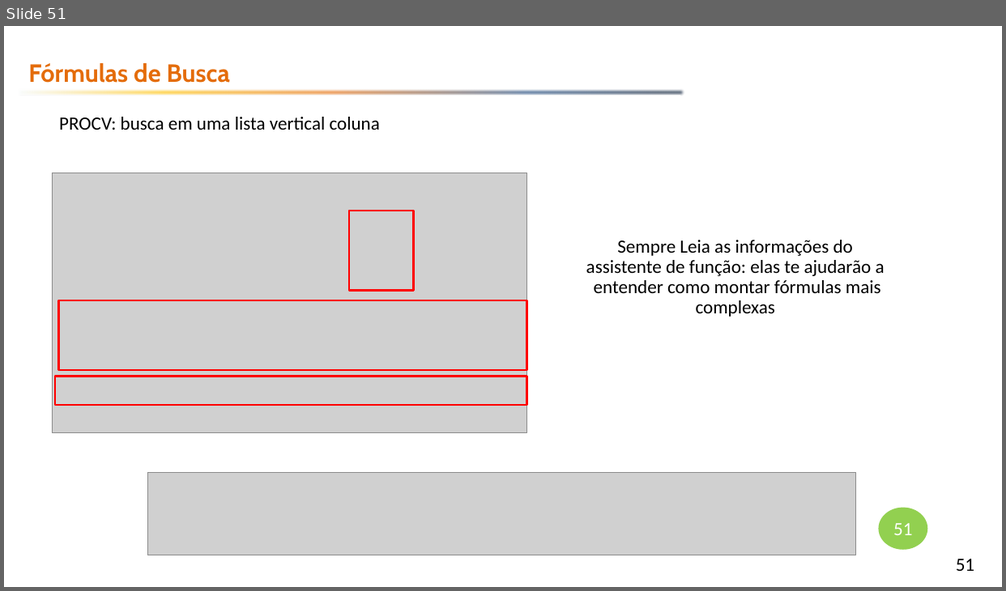
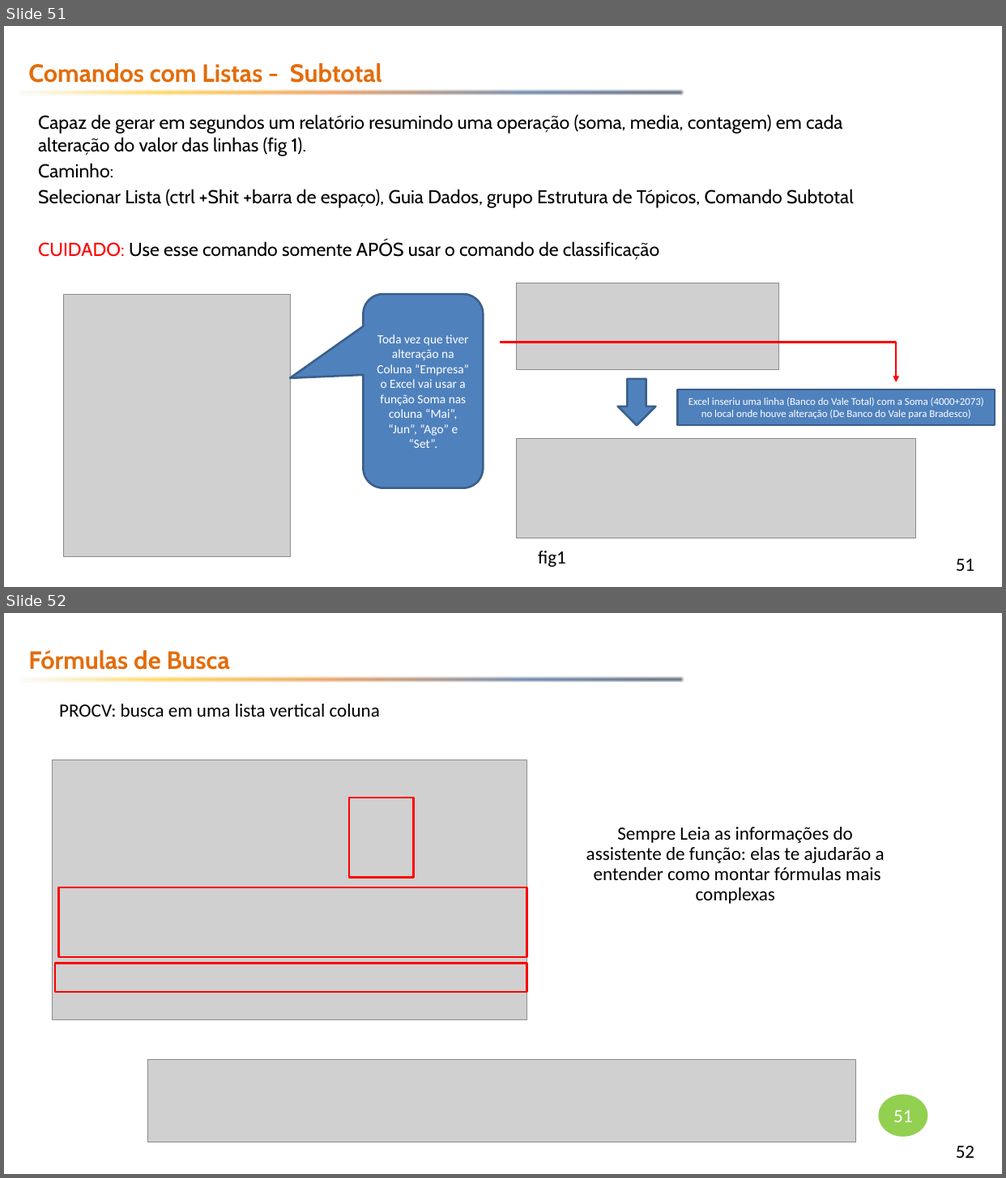
Before and after one commit to emerson-fenrir/Excel_Basico, a slide deck: Professor/Aula3.pptx. Shown one above the other, each under a label of ours: slide 51 before the commit, slides 51 and 52 after it. The pictures are 1006x591 and 1006x1178 pixels, drawn with LibreOffice and Linux fonts; fonts in the diff are those of the drawing; grey boxes stand for pictures; background and template pictures are left out. Boxes give left, top, right and bottom in pixels: in the first picture for what was removed or moved away, otherwise in the second. Text is boxed around its words. In the diff, an @@ line names an element or a change of style, - is before the commit and + after.

```diff
--- a/Professor/Aula3.pptx
+++ b/Professor/Aula3.pptx
@@ slide 51 added at [4,26,1002,587], background picture (left out); not listed: 2 template elements that a slide beside it also shows @@
@@ text added at [28,63,382,83], 24 pt, text #E46C0A, bold @@
+Comandos com Listas - Subtotal
@@ text added at [38,114,854,260], 18 pt, text #000000 @@
+Capaz de gerar em segundos um relatório resumindo uma operação (soma, media, contagem) em cada alteração do valor das linhas (fig 1).
+Caminho:
+Selecionar Lista (ctrl +Shit +barra de espaço), Guia Dados, grupo Estrutura de Tópicos, Comando Subtotal
+CUIDADO: Use esse comando somente APÓS usar o comando de classificação
@@ picture added at [516,284,779,370] @@
@@ picture added at [64,294,291,557] @@
@@ rounded speech box added at [364,294,484,488], fill #4F81BD, outline #3A5F8C 2 pt, 12 pt, text #FFFFFF @@
+Toda vez que tiver alteração na Coluna “Empresa” o Excel vai usar a função Soma nas coluna “Mai”, “Jun”, “Ago” e “Set”.
@@ elbow arrow added from (500, 343) to (897, 382), #FF0000 2 pt @@
@@ down arrow added at [618,379,656,426], fill #4F81BD, outline #3A5F8C 2 pt @@
@@ rectangle added at [678,390,995,426], fill #4F81BD, outline #3A5F8C 2 pt, 10 pt, text #FFFFFF @@
+Excel inseriu uma linha (Banco do Vale Total) com a Soma (4000+2073) no local onde houve alteração (De Banco do Vale para Bradesco)
@@ picture added at [516,438,916,538] @@
@@ text added at [538,551,566,567], 18 pt, text #000000 @@
+fig1
@@ what was slide 51 is now slide 52 @@
@@ page number at [956,1146,974,1158]: text changed @@
-51
+52
```
Also in this commit, not shown: 3 slides changed, 1 other slide added, 3 other files.
